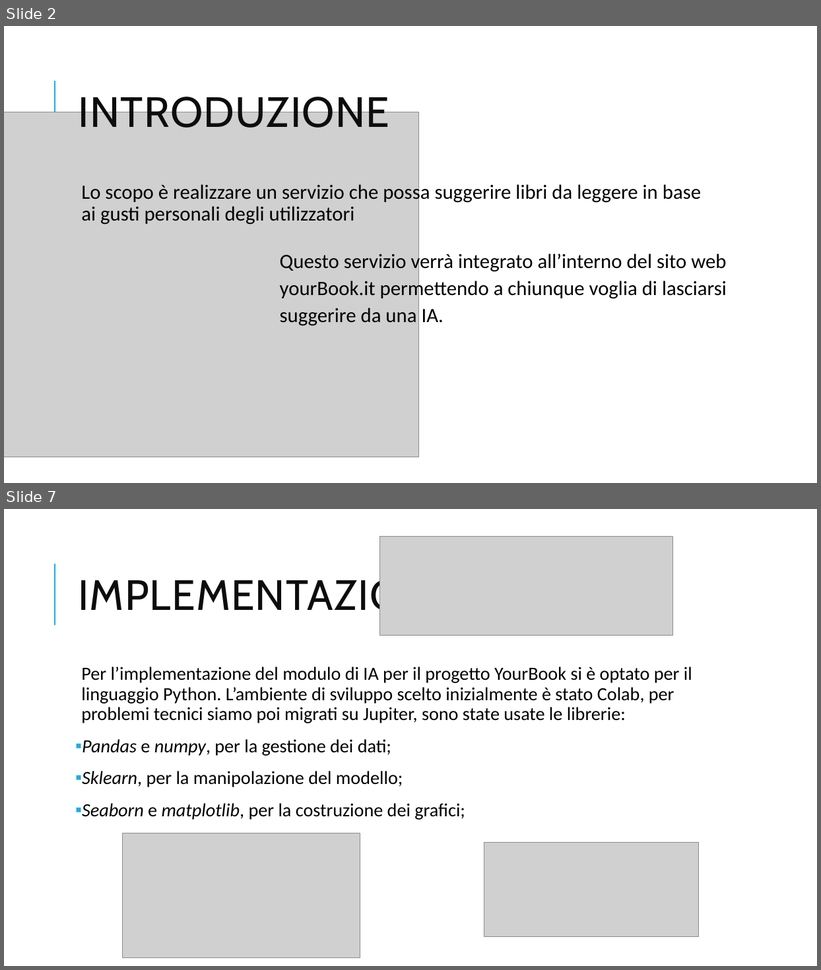
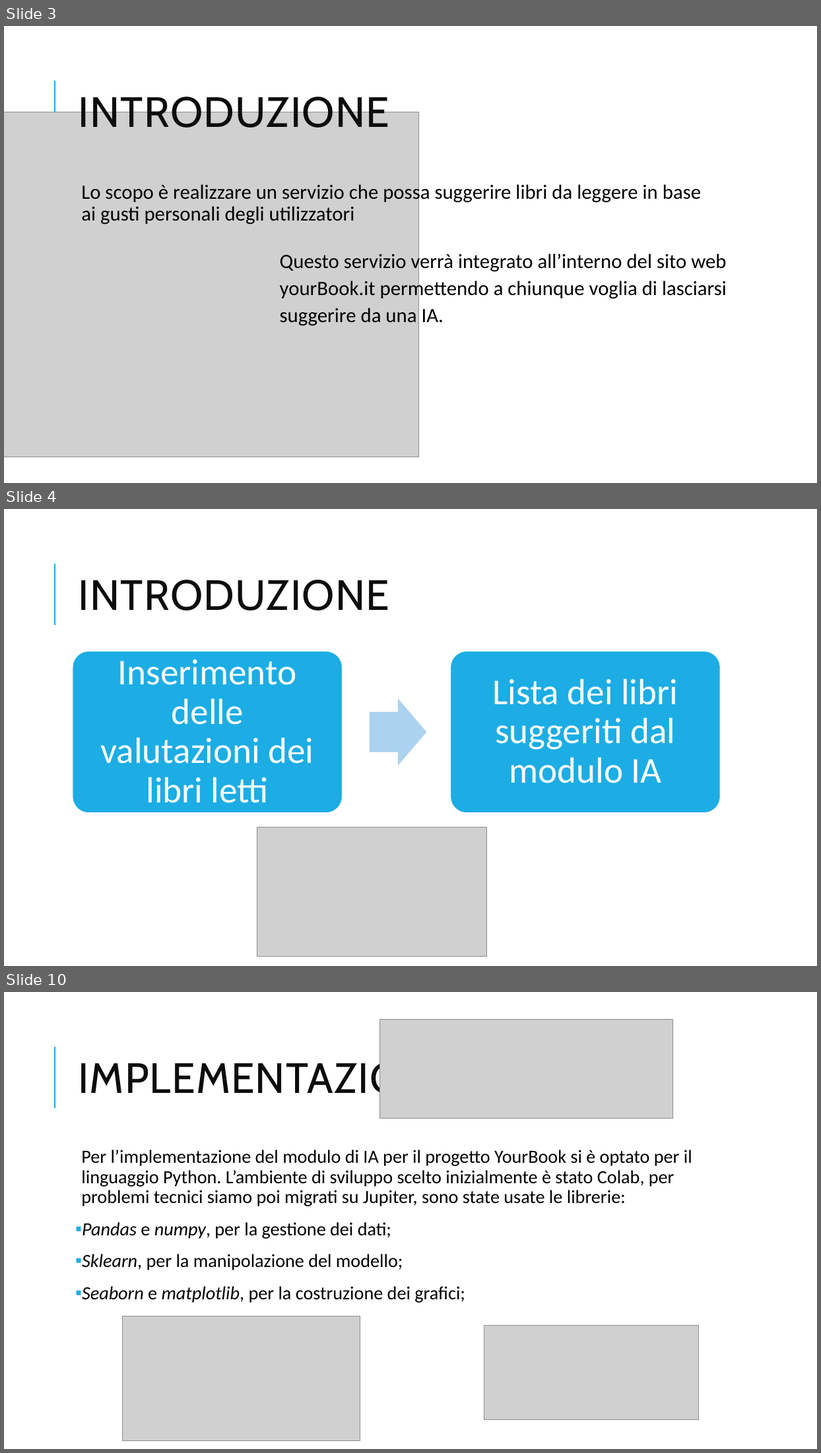
Before and after one commit to paolopetta/FIA-Yourbook, a slide deck: Modulo IA.pptx. Shown one above the other, each under a label of ours: slides 2 and 7 before the commit, slides 3, 4 and 10 after it; the slides between them are not shown. The pictures are 821x970 and 821x1453 pixels, drawn with LibreOffice and Linux fonts; fonts in the diff are those of the drawing; grey boxes stand for pictures. Boxes give left, top, right and bottom in pixels: in the first picture for what was removed or moved away, otherwise in the second. Text is boxed around its words. In the diff, an @@ line names an element or a change of style, - is before the commit and + after.

```diff
--- a/Modulo IA.pptx
+++ b/Modulo IA.pptx
@@ slide 4 added at box(4, 509, 817, 966), background #FFFFFF; not listed: 1 template element that a slide beside it also shows @@
@@ title added at box(79, 580, 390, 611), 50 pt, text #0D0D0D @@
+INTRODUZIONE
@@ group added at box(73, 651, 721, 813): 2 rounded rectangles, 2 texts, 1 right arrow @@
+Inserimento delle valutazioni dei libri letti
+Lista dei libri suggeriti dal modulo IA
@@ picture added at box(257, 827, 487, 956) @@
@@ what was slide 2 is now slide 3 @@
@@ what was slide 7 is now slide 10 @@
```
Also in this commit, not shown: 5 slides changed, 3 other slides added, 1 slide removed.
